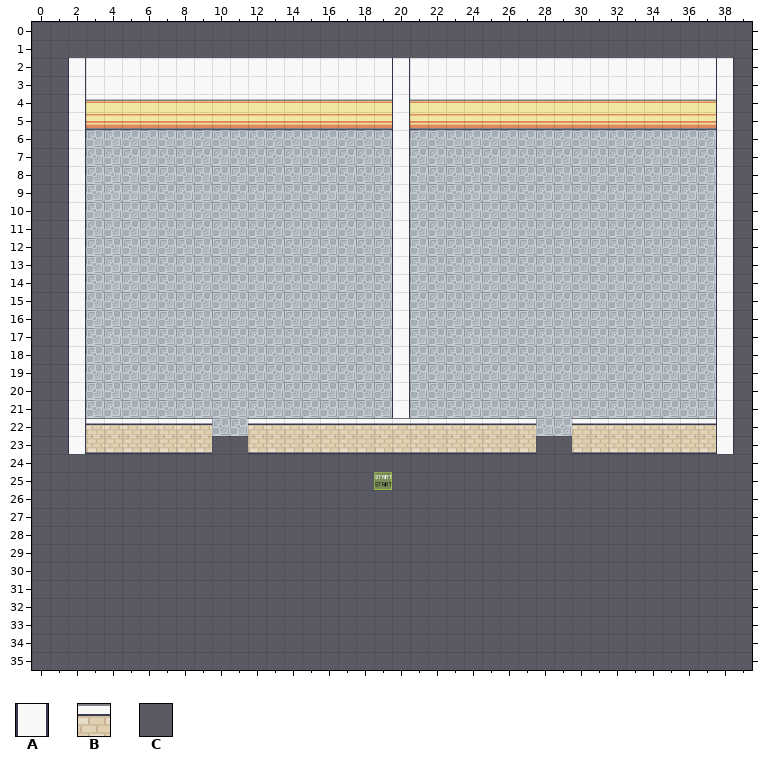
Two versions of a level (Tiled map (JSON), map.tmj). The picture above is the old version.
Cells are 32x32 px. Shown: x 0..39, y 0..35.
Key: from "Chunk 1": A 43, B 81; from "Pavement": C 0.
_ is an empty cell.
Layers that did not change in this view are not listed.
Layer "floor" before, first column x 0:
25 CCCCCCCCCCCCCCCCCCCCCCCCCCCCCCCCCCCCCCCC
26 CCCCCCCCCCCCCCCCCCCCCCCCCCCCCCCCCCCCCCCC
27 CCCCCCCCCCCCCCCCCCCCCCCCCCCCCCCCCCCCCCCC
28 CCCCCCCCCCCCCCCCCCCCCCCCCCCCCCCCCCCCCCCC
29 CCCCCCCCCCCCCCCCCCCCCCCCCCCCCCCCCCCCCCCC
30 CCCCCCCCCCCCCCCCCCCCCCCCCCCCCCCCCCCCCCCC
31 CCCCCCCCCCCCCCCCCCCCCCCCCCCCCCCCCCCCCCCC
32 CCCCCCCCCCCCCCCCCCCCCCCCCCCCCCCCCCCCCCCC
33 CCCCCCCCCCCCCCCCCCCCCCCCCCCCCCCCCCCCCCCC
34 CCCCCCCCCCCCCCCCCCCCCCCCCCCCCCCCCCCCCCCC
35 CCCCCCCCCCCCCCCCCCCCCCCCCCCCCCCCCCCCCCCC
After the commit:
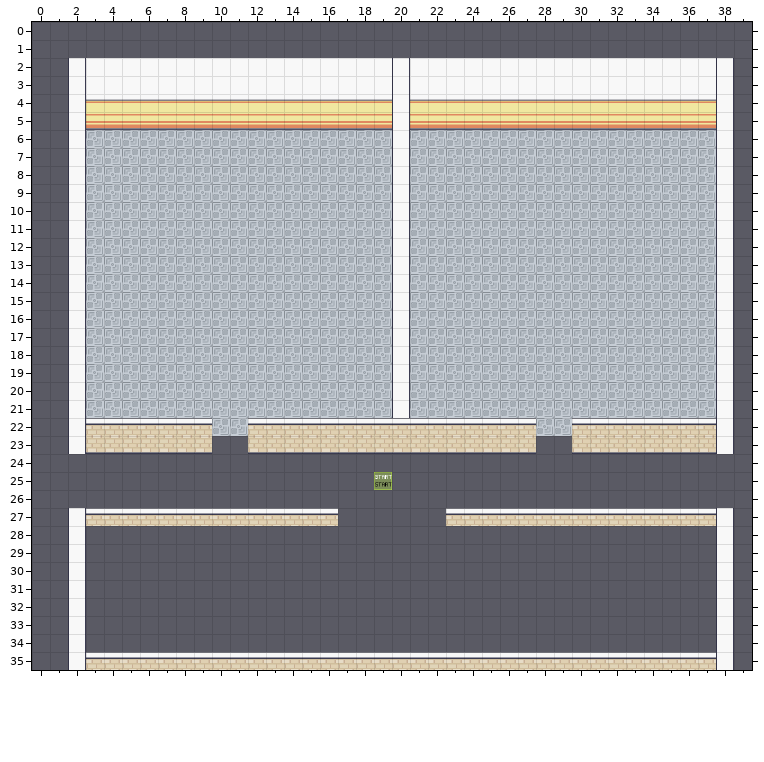
Commit: Add 3rd room (hangar/garage) at south with wide door
The edit:
Layer "floor":
Tile C gives way to one hidden under a higher layer in row 27 at x 2 to 16 and 23 to 38; in rows 28 to 34 at x 2 and 38; in row 35 at x 2 to 38.
Layer "walls1":
Tile A now appears in rows 27 to 35 at x 2 and 38.
Tile B now appears in row 27 at x 3 to 16 and 23 to 37; in row 35 at x 3 to 37.
